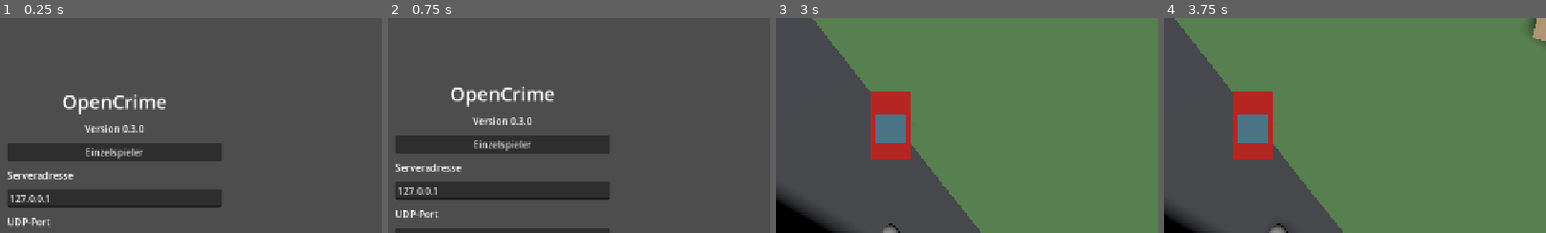
Above: before the commit, frames 1-4 (left to right).
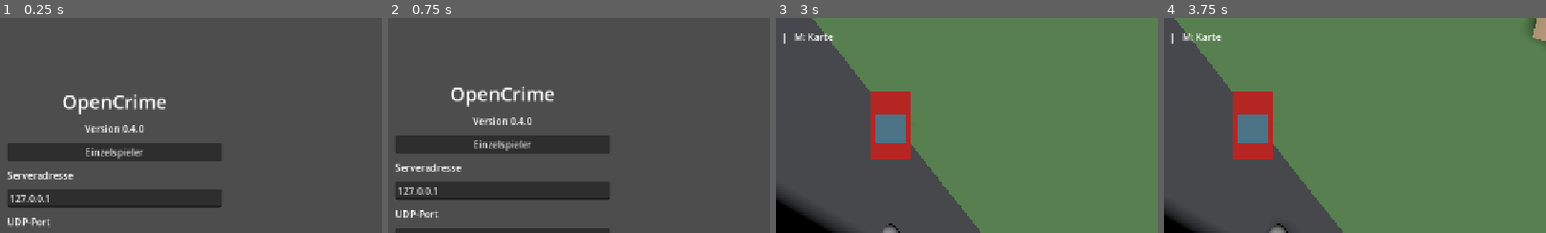
Above: after the commit, the same moments.

Repository: settstep/OpenCrime
Game: Godot game, scene res://scenes/menu.tscn
Two runs of this game, one before a commit and one after it. Both use one fixed random seed, a clock stepped at 60 frames per second and the inputs below.
Inputs (mouse positions are % of the whole screen's width and height, from its top left):
- Up to frame 1 (0.25 s): no input
- Up to frame 2 (0.75 s): click "Spiel beitreten" at 0.5 s
- Up to frame 3 (3 s): click "Spiel beitreten" at 1.25 s; click "Einzelspieler" at 2 s; click "Ort starten" at 2.75 s
- Up to frame 4 (3.75 s): tap Enter at 3.5 s; move the mouse to (72, 45) at 3.52 s; hold D (move_right) from 3.53 s (still down); hold E (interact) from 3.53 s (still down); click (72, 45) at 3.67 s
The pictures show only the part of the screen within x 35-85%, y 0-50%; the shares and areas given below are measured in that part.

The runs differ from the first frame. In frame 1, less than 0.1% of the frame differs, in the area x 34-36%, y 49-54%; in frame 2, less than 0.1%; in frame 3, 0.2%, in the area x 2-16%, y 7-12%; in frame 4, 0.2%.

Commit message:
feat: add exploration map with fog of war

Diff:
--- a/project.godot
+++ b/project.godot
@@ -11,7 +11,7 @@
 [application]
 
 config/name="OpenCrime"
-config/version="0.3.0"
+config/version="0.4.0"
 run/main_scene="res://scenes/menu.tscn"
 config/features=PackedStringArray("4.7", "GL Compatibility")
 
@@ -23,6 +23,11 @@
 
 [input]
 
+show_map={
+"deadzone": 0.5,
+"events": [Object(InputEventKey,"resource_local_to_scene":false,"resource_name":"","device":-1,"window_id":0,"alt_pressed":false,"shift_pressed":false,"ctrl_pressed":false,"meta_pressed":false,"pressed":false,"keycode":0,"physical_keycode":77,"key_label":0,"unicode":0,"location":0,"echo":false,"script":null)
+]
+}
 interact={
 "deadzone": 0.5,
 "events": [Object(InputEventKey,"resource_local_to_scene":false,"resource_name":"","device":16,"window_id":0,"alt_press …(190 unchanged characters)…
--- /dev/null
+++ b/scenes/game_map.tscn
@@ -0,0 +1,62 @@
+[gd_scene load_steps=2 format=3]
+
+[ext_resource type="Script" path="res://scripts/game_map.gd" id="1_map"]
+
+[node name="GameMap" type="Control"]
+process_mode = 3
+layout_mode = 3
+anchors_preset = 15
+anchor_right = 1.0
+anchor_bottom = 1.0
+grow_horizontal = 2
+grow_vertical = 2
+script = ExtResource("1_map")
+
+[node name="Backdrop" type="ColorRect" parent="."]
+layout_mode = 1
+anchors_preset = 15
+anchor_right = 1.0
+anchor_bottom = 1.0
+grow_horizontal = 2
+grow_vertical = 2
+color = Color(0.08, 0.09, 0.11, 0.96)
+
+[node name="Margin" type="MarginContainer" parent="."]
+layout_mode = 1
+anchors_preset = 15
+anchor_right = 1.0
+anchor_bottom = 1.0
+grow_horizontal = 2
+grow_vertical = 2
+theme_override_constants/margin_left = 20
+theme_override_constants/margin_top = 12
+theme_override_constants/margin_right = 20
+theme_override_constants/margin_bottom = 12
+
+[node name="Layout" type="VBoxContainer" parent="Margin"]
+layout_mode = 2
+
+[node name="Header" type="HBoxContainer" parent="Margin/Layout"]
+layout_mode = 2
+
+[node name="Title" type="Label" parent="Margin/Layout/Header"]
+layout_mode = 2
+size_flags_horizontal = 3
+text = "Karte"
+
+[node name="Close" type="Button" parent="Margin/Layout/Header"]
+layout_mode = 2
+text = "Schließen (M / Esc)"
+
+[node name="MapContainer" type="AspectRatioContainer" parent="Margin/Layout"]
+layout_mode = 2
+size_flags_vertical = 3
+ratio = 1.0
+
+[node name="Canvas" type="Control" parent="Margin/Layout/MapContainer"]
+layout_mode = 2
+mouse_filter = 2
+
+[node name="Footer" type="Label" parent="Margin/Layout"]
+layout_mode = 2
+text = "Blau: eigene Position | Dunkel: noch nicht erkundet | © OpenStreetMap-Mitwirkende – https://www.openstreetmap.org/copyright"
--- a/scenes/main.tscn
+++ b/scenes/main.tscn
@@ -89,7 +89,7 @@
 offset_top = 20.0
 offset_right = 700.0
 offset_bottom = 50.0
-text = "WASD: Bewegen / Fahren   |   E: Einsteigen / Aussteigen"
+text = "WASD: Bewegen / Fahren   |   E: Einsteigen / Aussteigen   |   M: Karte"
 
 [node name="Status" type="Label" parent="HUD"]
 offset_left = 20.0
--- /dev/null
+++ b/scripts/game_map.gd
@@ -0,0 +1,141 @@
+extends Control
+
+signal close_requested
+
+const OSMMap = preload("res://scripts/osm_map.gd")
+const WORLD_SIZE := 450.0
+const CELL_SIZE := 10.0
+const REVEAL_RADIUS := 30.0
+const GRID_SIZE := 45
+
+@onready var canvas: Control = $Margin/Layout/MapContainer/Canvas
+@onready var title: Label = $Margin/Layout/Header/Title
+@onready var close_button: Button = $Margin/Layout/Header/Close
+
+var configured := false
+var map_scale := 1.0
+var features: Array[Dictionary] = []
+var explored := {}
+var player_position := Vector2.ZERO
+var has_position := false
+
+
+func _ready() -> void:
+	canvas.clip_contents = true
+	canvas.draw.connect(_draw_map)
+	close_button.pressed.connect(func(): close_requested.emit())
+
+
+func configure(place: Dictionary, scale_factor: float) -> void:
+	configured = true
+	map_scale = scale_factor
+	features.clear()
+	explored.clear()
+	has_position = false
+	title.text = "Karte – " + place.name
+	for way in place.ways:
+		var tags: Dictionary = way.tags
+		var kind := ""
+		if tags.has("building"):
+			kind = "building"
+		elif tags.get("amenity", "") == "parking" and tags.get("parking", "") in ["", "surface"] and tags.get("area", "") != "no":
+			kind = "parking"
+		elif tags.get("highway", "") in OSMMap.PEDESTRIAN_WAYS and tags.get("area", "") == "yes":
+			kind = "pedestrian_area"
+		elif tags.has("highway") and tags.get("area", "") != "yes":
+			kind = "pedestrian" if tags.highway in OSMMap.PEDESTRIAN_WAYS else "road"
+		if kind.is_empty():
+			continue
+		var points := PackedVector2Array()
+		for coordinate in way.geometry:
+			var point := OSMMap._project(coordinate, place.origin) * map_scale
+			if points.is_empty() or point.distance_to(points[points.size() - 1]) > 0.01 * map_scale:
+				points.append(point)
+		if kind in ["building", "parking", "pedestrian_area"]:
+			if kind == "building" and way.geometry.size() < 3:
+				continue
+			if kind != "building" and (way.geometry.size() < 4 or way.geometry[0] != way.geometry[-1]):
+				continue
+			if points.size() > 1 and points[0].distance_to(points[points.size() - 1]) < 0.01 * map_scale:
+				points.remove_at(points.size() - 1)
+			var triangles := Geometry2D.triangulate_polygon(points)
+			if triangles.is_empty():
+				continue
+			features.append({"kind": kind, "points": points, "triangles": triangles})
+		elif points.size() >= 2:
+			features.append({"kind": kind, "points": points, "width": OSMMap._road_width(tags) * map_scale})
+	canvas.queue_redraw()
+
+
+func update_position(position: Vector3) -> void:
+	if not configured or not position.is_finite():
+		return
+	player_position = Vector2(position.x, position.z)
+	has_position = true
+	var half := WORLD_SIZE * map_scale / 2.0
+	var cell := CELL_SIZE * map_scale
+	var radius := REVEAL_RADIUS * map_scale
+	var first_x := maxi(0, floori((player_position.x - radius + half) / cell))
+	var last_x := mini(GRID_SIZE - 1, floori((player_position.x + radius + half) / cell))
+	var first_y := maxi(0, floori((player_position.y - radius + half) / cell))
+	var last_y := mini(GRID_SIZE - 1, floori((player_position.y + radius + half) / cell))
+	for x in range(first_x, last_x + 1):
+		for y in range(first_y, last_y + 1):
+			var corner := Vector2(x, y) * cell - Vector2.ONE * half
+			var nearest := player_position.clamp(corner, corner + Vector2.ONE * cell)
+			if player_position.distance_squared_to(nearest) <= radius * radius:
+				explored[Vector2i(x, y)] = true
+	if visible:
+		canvas.queue_redraw()
+
+
+func _input(event: InputEvent) -> void:
+	if visible and (event.is_action_pressed("show_map") or event.is_action_pressed("ui_cancel")) and not event.is_echo():
+		get_viewport().set_input_as_handled()
+		close_requested.emit()
+
+
+func _map_point(point: Vector2, factor: float) -> Vector2:
+	return canvas.size / 2.0 + point * factor
+
+
+func _draw_map() -> void:
+	if not configured:
+		return
+	var factor := canvas.size.x / (WORLD_SIZE * map_scale)
+	canvas.draw_rect(Rect2(Vector2.ZERO, canvas.size), Color(0.35, 0.52, 0.31))
+	for kind in ["parking", "pedestrian_area", "road", "pedestrian", "building"]:
+		for feature in features:
+			if feature.kind != kind:
+				continue
+			var color := Color(0.27, 0.28, 0.30)
+			match kind:
+				"parking":
+					color = Color(0.37, 0.38, 0.39)
+				"pedestrian", "pedestrian_area":
+					color = Color(0.57, 0.57, 0.54)
+				"building":
+					color = Color(0.73, 0.62, 0.48)
+			var points := PackedVector2Array()
+			for point in feature.points:
+				points.append(_map_point(point, factor))
+			if feature.has("triangles"):
+				var triangles: PackedInt32Array = feature.triangles
+				for index in range(0, triangles.size(), 3):
+					var a := points[triangles[index]]
+					var b := points[triangles[index + 1]]
+					var c := points[triangles[index + 2]]
+					if absf((b - a).cross(c - a)) > 0.01:
+						canvas.draw_colored_polygon(PackedVector2Array([a, b, c]), color)
+			else:
+				canvas.draw_polyline(points, color, maxf(1.0, feature.width * factor), true)
+	var cell_pixels := canvas.size.x / GRID_SIZE
+	for x in range(GRID_SIZE):
+		for y in range(GRID_SIZE):
+			if not explored.has(Vector2i(x, y)):
+				canvas.draw_rect(Rect2(Vector2(x, y) * cell_pixels, Vector2.ONE * (cell_pixels + 0.5)), Color(0.04, 0.05, 0.07))
+	if has_position:
+		var marker := _map_point(player_position, factor)
+		if Rect2(Vector2.ZERO, canvas.size).has_point(marker):
+			canvas.draw_circle(marker, 7.0, Color.WHITE)
+			canvas.draw_circle(marker, 5.0, Color(0.12, 0.55, 1.0))
--- a/scripts/main.gd
+++ b/scripts/main.gd
@@ -2,6 +2,7 @@
 
 const CarScript = preload("res://scripts/car.gd")
 const VehicleInteraction = preload("res://scripts/vehicle_interaction.gd")
+const GameMapScene = preload("res://scenes/game_map.tscn")
 const ENTER_DISTANCE := 3.5
 
 @onready var player: CharacterBody3D = $Player
@@ -11,6 +12,8 @@
 
 var in_car := false
 var menu_open := false
+var map_open := false
+var game_map: Control
 var interact_requested := false
 var player_collision_layer: int
 var player_collision_mask: int
@@ -19,15 +22,26 @@
 func _ready() -> void:
 	player_collision_layer = player.collision_layer
 	player_collision_mask = player.collision_mask
+	game_map = GameMapScene.instantiate()
+	game_map.hide()
+	game_map.close_requested.connect(_close_map)
+	$HUD.add_child(game_map)
+	var map := get_node_or_null("OSMMap")
+	if map != null and map.has_meta("place"):
+		_configure_map(map.get_meta("place"))
 
 
 func _process(_delta: float) -> void:
 	var target := car if in_car else player
 	camera.global_position = target.global_position + Vector3(0, 20, 0)
+	game_map.update_position(target.global_position)
 
 
 func _unhandled_input(event: InputEvent) -> void:
-	if _handle_menu_input(event) or menu_open:
+	if map_open or _handle_menu_input(event) or menu_open:
+		return
+	if event.is_action_pressed("show_map") and not event.is_echo():
+		_open_map()
 		return
 	if event.is_action_pressed("interact") and not event.is_echo():
 		interact_requested = true
@@ -42,6 +56,30 @@
 
 func _is_network_game() -> bool:
 	return false
+
+
+func _configure_map(place: Dictionary) -> void:
+	game_map.configure(place, float(ProjectSettings.get_setting("opencrime/osm/scale")))
+
+
+func _open_map() -> void:
+	if not game_map.configured:
+		status.text = "Für diesen Ort sind noch keine Kartendaten verfügbar."
+		return
+	map_open = true
+	interact_requested = false
+	game_map.show()
+	game_map.canvas.queue_redraw()
+	game_map.close_button.grab_focus()
+	if not _is_network_game():
+		get_tree().paused = true
+
+
+func _close_map() -> void:
+	game_map.hide()
+	map_open = false
+	if not _is_network_game():
+		get_tree().paused = false
 
 
 func _open_pause_menu() -> void:
--- a/scripts/map_view.gd
+++ b/scripts/map_view.gd
@@ -6,7 +6,7 @@
 const TILE_SIZE := 256.0
 const CACHE_DIRECTORY := "user://tile_cache"
 const FALLBACK_CACHE_SECONDS := 604800
-const USER_AGENT := "OpenCrime/0.3 (+https://github.com/settstep/OpenCrime)"
+const USER_AGENT := "OpenCrime/0.4 (+https://github.com/settstep/OpenCrime)"
 
 var center := Vector2(47.7748417, 10.6034933)
 var zoom := 15
--- a/scripts/network_game.gd
+++ b/scripts/network_game.gd
@@ -64,15 +64,20 @@
 	var local_id := multiplayer.get_unique_id()
 	if driver_id == local_id:
 		camera.global_position = car.global_position + Vector3(0, 20, 0)
+		game_map.update_position(car.global_position)
 	elif players.has(local_id):
 		var local_player: CharacterBody3D = players[local_id]
 		camera.global_position = local_player.global_position + Vector3(0, 20, 0)
+		game_map.update_position(local_player.global_position)
 
 
 func _unhandled_input(event: InputEvent) -> void:
 	if dedicated:
 		return
-	if _handle_menu_input(event) or menu_open or not connected or not map_ready:
+	if map_open or _handle_menu_input(event) or menu_open or not connected or not map_ready:
+		return
+	if event.is_action_pressed("show_map") and not event.is_echo():
+		_open_map()
 		return
 	if event.is_action_pressed("interact") and not event.is_echo():
 		if multiplayer.is_server():
@@ -112,7 +117,7 @@
 
 
 func _local_movement_input() -> Vector2:
-	if menu_open:
+	if menu_open or map_open:
 		return Vector2.ZERO
 	return Input.get_vector("move_left", "move_right", "move_forward", "move_back")
 
@@ -204,6 +209,7 @@
 		_reject_place("Server-Ort konnte nicht aufgebaut werden.")
 		return
 	place_data = json.data
+	_configure_map(place_data)
 	map_ready = true
 	$Ground.show()
 	car.show()
--- a/scripts/osm_map.gd
+++ b/scripts/osm_map.gd
@@ -42,6 +42,7 @@
 
 	var map := Node3D.new()
 	map.name = "OSMMap"
+	map.set_meta("place", place)
 	world.add_child(map)
 	var road_material := StandardMaterial3D.new()
 	road_material.albedo_color = Color(0.27, 0.28, 0.30)
--- a/scripts/place_selection.gd
+++ b/scripts/place_selection.gd
@@ -4,7 +4,7 @@
 signal cancelled
 
 const PlaceStore = preload("res://scripts/place_store.gd")
-const USER_AGENT := "OpenCrime/0.3 (+https://github.com/settstep/OpenCrime)"
+const USER_AGENT := "OpenCrime/0.4 (+https://github.com/settstep/OpenCrime)"
 const EXTENT_METERS := 165.0
 const MAX_RESPONSE_BYTES := 8 * 1024 * 1024
 
--- /dev/null
+++ b/tests/game_map_test.gd
@@ -0,0 +1,112 @@
+extends SceneTree
+
+const MainScene = preload("res://scenes/main.tscn")
+const OSMMap = preload("res://scripts/osm_map.gd")
+
+
+func _initialize() -> void:
+	call_deferred("_test")
+
+
+func _key(action: String) -> void:
+	var event: InputEvent
+	if action == "show_map":
+		var key := InputEventKey.new()
+		key.physical_keycode = KEY_M
+		event = key
+	else:
+		var input := InputEventAction.new()
+		input.action = action
+		event = input
+	event.pressed = true
+	Input.parse_input_event(event)
+	await process_frame
+	event.pressed = false
+	Input.parse_input_event(event)
+	await process_frame
+
+
+func _test() -> void:
+	var world := MainScene.instantiate()
+	if not OSMMap.populate(world):
+		_fail("Unable to load place.")
+		return
+	root.add_child(world)
+	current_scene = world
+	await process_frame
+	await process_frame
+	var map = world.game_map
+	if not map.configured or not map.has_position or map.explored.is_empty() or map.explored.has(Vector2i(40, 40)):
+		_fail("Initial exploration is missing or reveals the whole map.")
+		return
+	var initial_cells: Array = map.explored.keys()
+	world.player.global_position = Vector3(100, 0.9, 100)
+	world._process(0.0)
+	if map.player_position.distance_to(Vector2(100, 100)) > 0.01 or map.explored.size() <= initial_cells.size():
+		_fail("Walking did not update position and exploration.")
+		return
+	for cell in initial_cells:
+		if not map.explored.has(cell):
+			_fail("Previously explored areas were forgotten.")
+			return
+	world.in_car = true
+	world.car.global_position = Vector3(-100, 0.5, -100)
+	world._process(0.0)
+	if map.player_position.distance_to(Vector2(-100, -100)) > 0.01:
+		_fail("The map did not follow the occupied car.")
+		return
+	world.in_car = false
+	await _key("show_map")
+	if not world.map_open or not map.visible or not paused:
+		_fail("M did not open the map and pause single-player.")
+		return
+	if map.canvas.size.x <= 0.0 or not is_equal_approx(map.canvas.size.x, map.canvas.size.y):
+		_fail("The map canvas does not preserve its square proportions.")
+		return
+	var center: Vector2 = map._map_point(Vector2.ZERO, map.canvas.size.x / (map.WORLD_SIZE * map.map_scale))
+	if center.distance_to(map.canvas.size / 2.0) > 0.01:
+		_fail("World coordinates are not aligned with the map.")
+		return
+	await _key("ui_cancel")
+	if world.map_open or map.visible or paused or world.menu_open:
+		_fail("Escape did not close the map without opening the menu.")
+		return
+	await _key("show_map")
+	await _key("show_map")
+	if world.map_open or paused:
+		_fail("M did not close the map.")
+		return
+	await _key("show_map")
+	map.close_button.pressed.emit()
+	await process_frame
+	if world.map_open or paused or map.visible:
+		_fail("The close button did not close the map.")
+		return
+	var place: Dictionary = world.get_node("OSMMap").get_meta("place")
+	var scaled_cells := {}
+	var scaled_marker := Vector2.ZERO
+	for factor in [0.5, 2.0]:
+		map.configure(place, factor)
+		map.update_position(Vector3(50.0 * factor, 0, -50.0 * factor))
+		var marker: Vector2 = map._map_point(map.player_position, map.canvas.size.x / (map.WORLD_SIZE * factor))
+		if not scaled_cells.is_empty() and (map.explored != scaled_cells or marker.distance_to(scaled_marker) > 0.01):
+			_fail("Map projection or exploration changes incorrectly with the map factor.")
+			return
+		scaled_cells = map.explored.duplicate()
+		scaled_marker = marker
+	var second := MainScene.instantiate()
+	if not OSMMap.populate(second):
+		_fail("Second session could not load.")
+		return
+	root.add_child(second)
+	if not second.game_map.explored.is_empty():
+		_fail("Exploration leaked into a new session.")
+		return
+	second.queue_free()
+	print("Map, exploration, position, pause and session reset passed")
+	quit(0)
+
+
+func _fail(reason: String) -> void:
+	push_error(reason)
+	quit(1)
--- a/tests/menu_test.gd
+++ b/tests/menu_test.gd
@@ -21,7 +21,7 @@
 		return
 	ProjectSettings.set_setting("application/config/version", original_version)
 	menu.get_node("Panel/Options/Changelog").pressed.emit()
-	if not menu.get_node("ChangelogPanel").visible or not menu.get_node("ChangelogPanel/Layout/Content").text.contains("0.3.0"):
+	if not menu.get_node("ChangelogPanel").visible or not menu.get_node("ChangelogPanel/Layout/Content").text.contains("0.4.0"):
 		_fail("The changelog did not open.")
 		return
 	menu.get_node("ChangelogPanel/Layout/Back").pressed.emit()
--- a/tests/network_place_test.gd
+++ b/tests/network_place_test.gd
@@ -36,13 +36,38 @@
 	var deadline := Time.get_ticks_msec() + 15000
 	while Time.get_ticks_msec() < deadline:
 		if host and world.players.size() == 2:
+			world.players[1].position = Vector3(100, 0.9, 100)
+			await process_frame
+			await process_frame
+			if world.game_map.player_position.distance_to(Vector2(100, 100)) > 1.0:
+				_fail("The host's map did not follow its player.")
+				return
 			await create_timer(2.0).timeout
 			print("Host selected Berlin")
 			quit(0)
 			return
-		if not host and world.map_ready and world.players.size() == expected_players:
+		if not host and world.map_ready and world.players.size() == expected_players and (dedicated or world.players.has(1) and world.players[1].position.x > 90.0):
 			if world.place_data.id != "gendarmenmarkt" or world.get_node_or_null("OSMMap") == null:
 				_fail("Client did not receive the host's Berlin map.")
+				return
+			await process_frame
+			var map = world.game_map
+			var cell := floori((100.0 + map.WORLD_SIZE * map.map_scale / 2.0) / (map.CELL_SIZE * map.map_scale))
+			if not map.configured or not map.title.text.contains("Gendarmenmarkt") or not map.has_position or map.explored.has(Vector2i(cell, cell)):
+				_fail("Client map used the wrong place or another player's exploration.")
+				return
+			var open := InputEventAction.new()
+			open.action = "show_map"
+			open.pressed = true
+			world._unhandled_input(open)
+			Input.action_press("move_forward")
+			if not world.map_open or paused or world._local_movement_input() != Vector2.ZERO:
+				_fail("Opening the multiplayer map paused the world or failed to block movement.")
+				return
+			Input.action_release("move_forward")
+			world._close_map()
+			if world.map_open or paused:
+				_fail("Closing the multiplayer map failed.")
 				return
 			print("Client received the host's Berlin map")
 			quit(0)
Not shown, added: scripts/game_map.gd.uid
Not shown, added: tests/game_map_test.gd.uid
Not shown, changed: CHANGELOG.md
Not shown, changed: githubcosts.md
